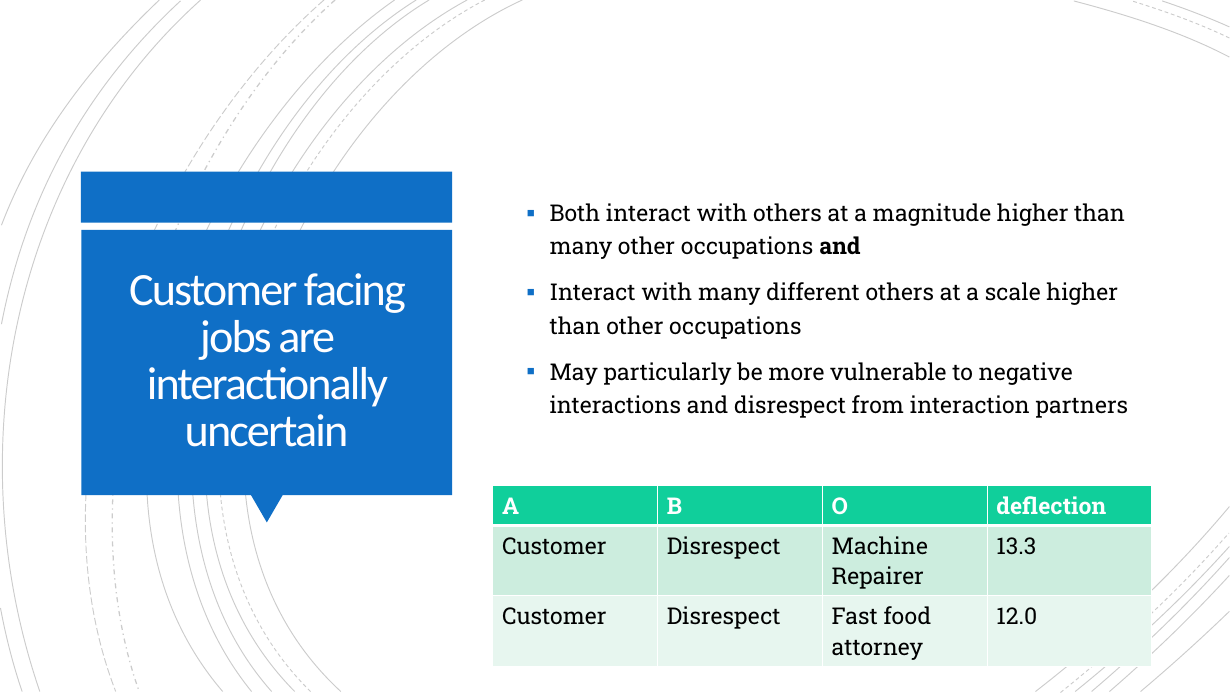
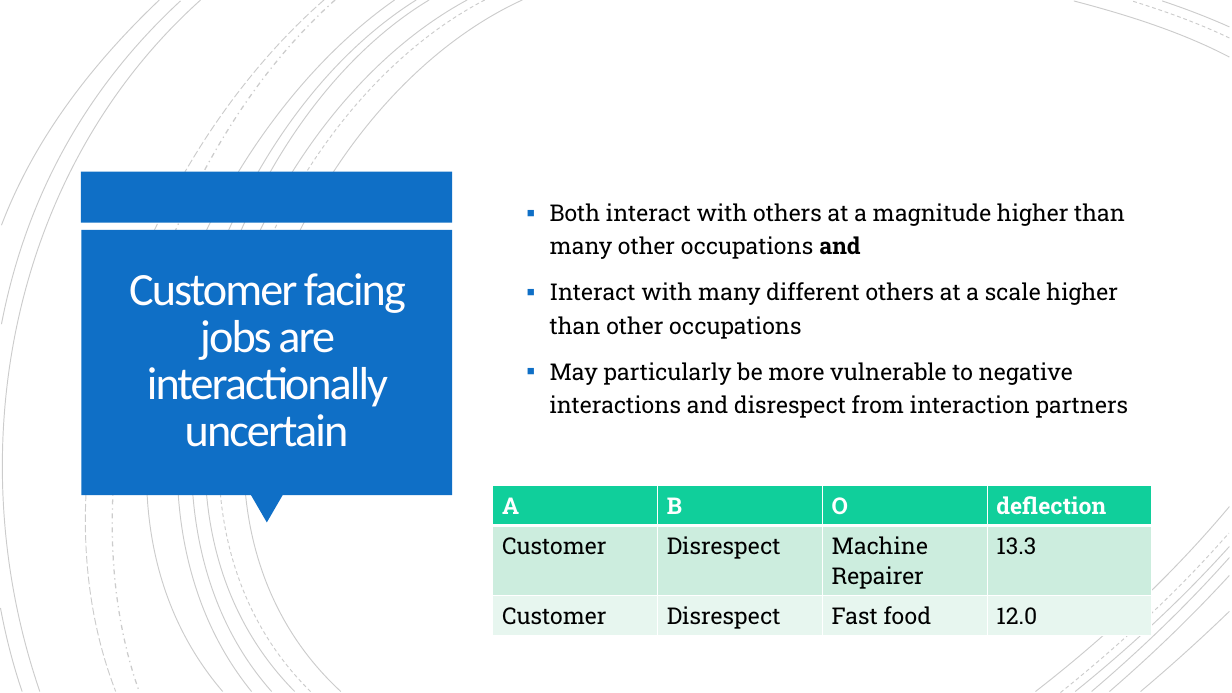
Before and after one commit to ekmaloney/soc490s, a slide deck: slide 24 of slides/march_8.pptx (slide 23 before the commit). Drawn at 1232x693 pixels with LibreOffice and Linux fonts; fonts in the diff are those of the drawing. Boxes give left, top, right and bottom in pixels: in the first picture for what was removed or moved away, otherwise in the second. Text is boxed around its words. In the diff, an @@ line names an element or a change of style, - is before the commit and + after.

```diff
--- a/slides/march_8.pptx
+++ b/slides/march_8.pptx
@@ table at (493,486,1151,633) @@
-row 3, column 3: Fast food attorney
+row 3, column 3: Fast food
```
Also in this commit, not shown: 1 slide added, 15 other files.
